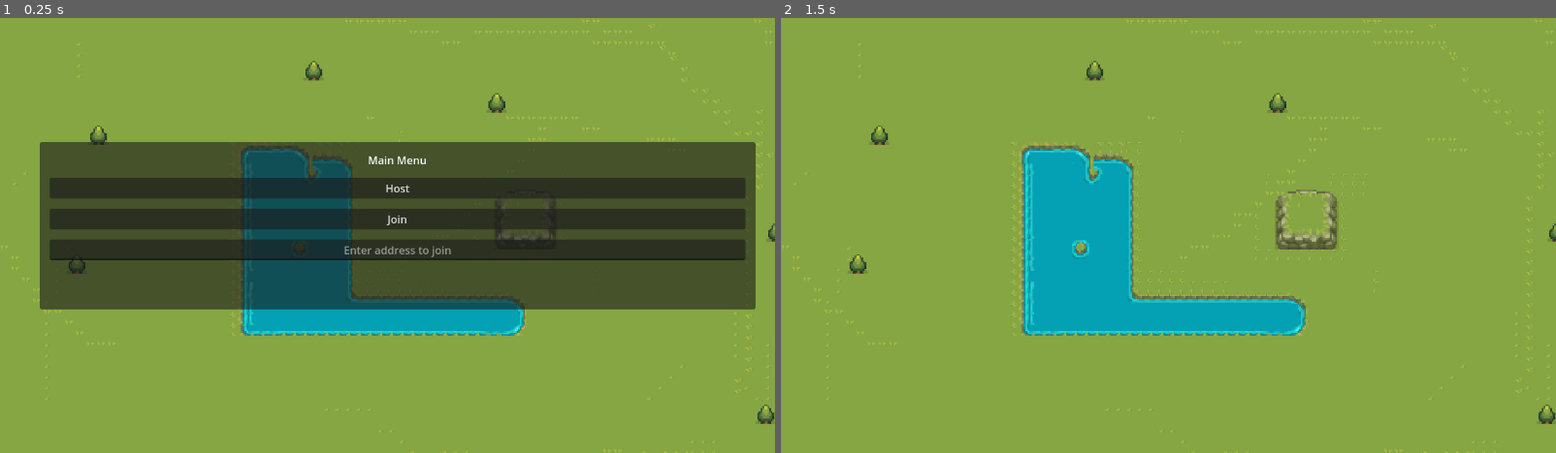
Above: before the commit, frames 1-2 (left to right).
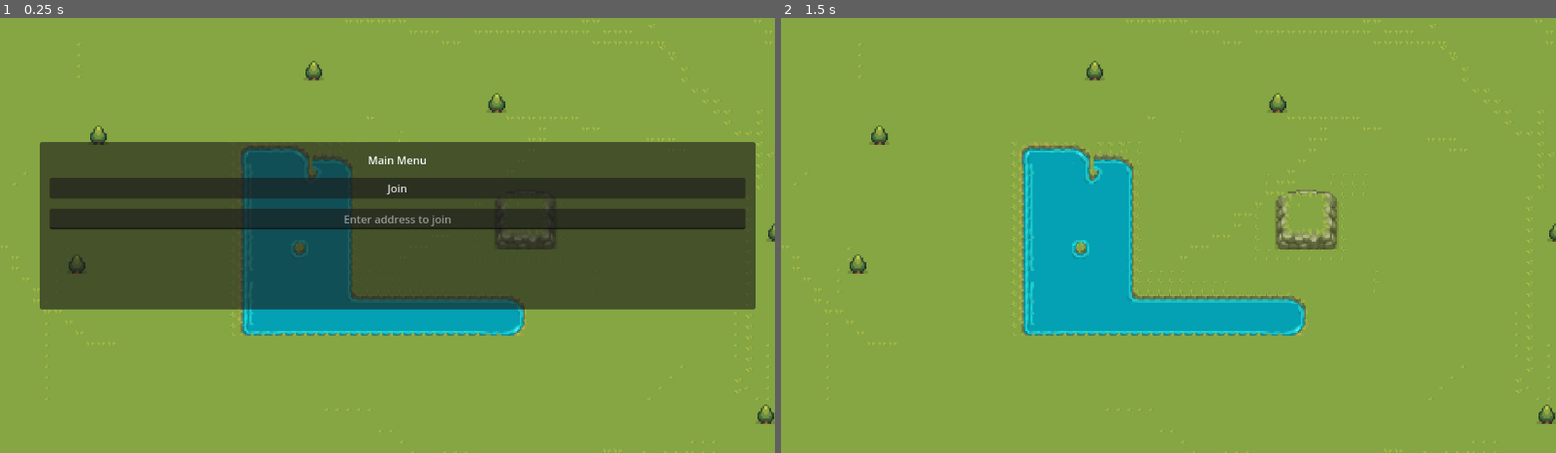
Above: after the commit, the same moments.

Repository: RaduMarin19/GodotTankGame
Game: Godot game, scene res://scenes/game.tscn
Same seed, same stepped clock (60 frames per second), same inputs: the game is played once before the commit and once after it.
Inputs (mouse positions are in pixels of both pictures, inside the frame that each line leads up to):
- Up to frame 1 (0.25 s): no input
- Up to frame 2 (1.5 s): click (1176, 187) at 0.5 s, where only the run before the commit has a clickable "Host"; tap Enter at 1.25 s; hold D (right) from 1.28 s (still down); hold Space (shoot) from 1.28 s (still down)

The runs differ from the first frame. In frame 1, 4.1% of the frame differs, in the area x 6-97%, y 38-56%; in frame 2, nothing differs.

Commit message:
modified menu and made address entry dynamic for better UX

Diff:
--- a/scenes/game.tscn
+++ b/scenes/game.tscn
@@ -1622,10 +1622,6 @@
 horizontal_alignment = 1
 vertical_alignment = 1
 
-[node name="HostButton" type="Button" parent="CanvasLayer/MainMenu/MarginContainer/VBoxContainer"]
-layout_mode = 2
-text = "Host"
-
 [node name="JoinButton" type="Button" parent="CanvasLayer/MainMenu/MarginContainer/VBoxContainer"]
 layout_mode = 2
 text = "Join"
@@ -1639,5 +1635,4 @@
 _spawnable_scenes = PackedStringArray("res://scenes/tank.tscn")
 spawn_path = NodePath("..")
 
-[connection signal="pressed" from="CanvasLayer/MainMenu/MarginContainer/VBoxContainer/HostButton" to="." method="_on_host_button_pressed"]
 [connection signal="pressed" from="CanvasLayer/MainMenu/MarginContainer/VBoxContainer/JoinButton" to="." method="_on_join_button_pressed"]
--- a/scripts/game.gd
+++ b/scripts/game.gd
@@ -5,7 +5,6 @@
 
 const Player = preload("res://scenes/tank.tscn")
 const SERVER_PORT = 8080
-const SERVER_IP= "ec2-51-20-72-101.eu-north-1.compute.amazonaws.com"
 var enet_peer =ENetMultiplayerPeer.new()
 
 # Called when the node enters the scene tree for the first time.
@@ -30,7 +29,7 @@
 
 func _on_join_button_pressed() -> void:
 	main_menu.hide()
-
+	var SERVER_IP = address_entry.text
 	enet_peer.create_client(SERVER_IP,SERVER_PORT)
 	multiplayer.multiplayer_peer=enet_peer
 
